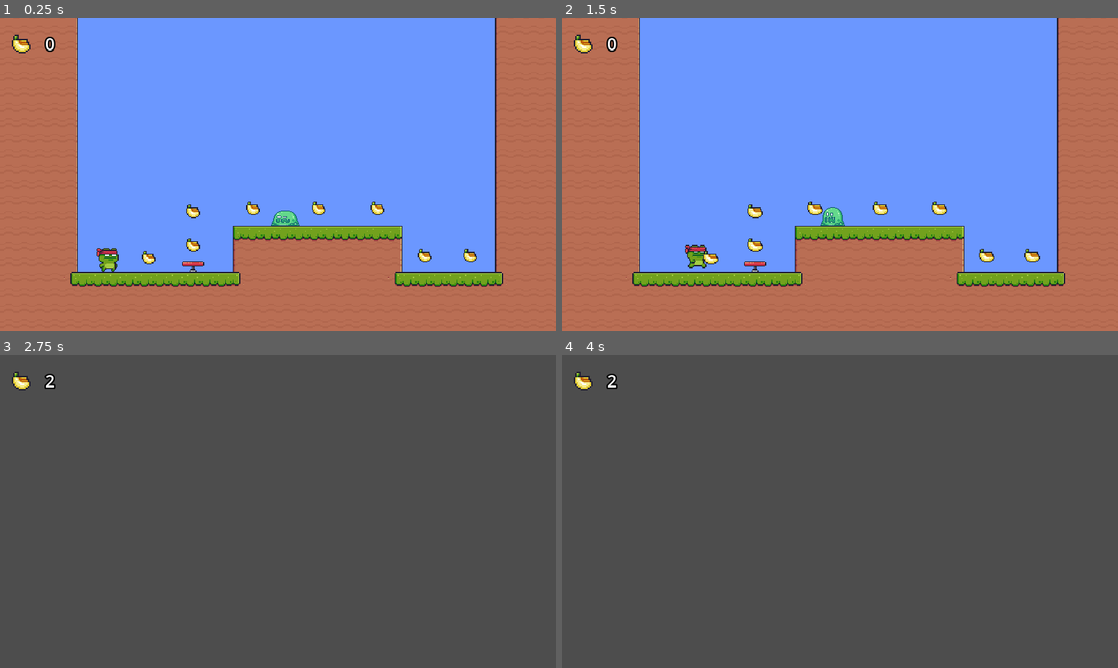
Above: before the commit, frames 1-4 (two rows, left to right).
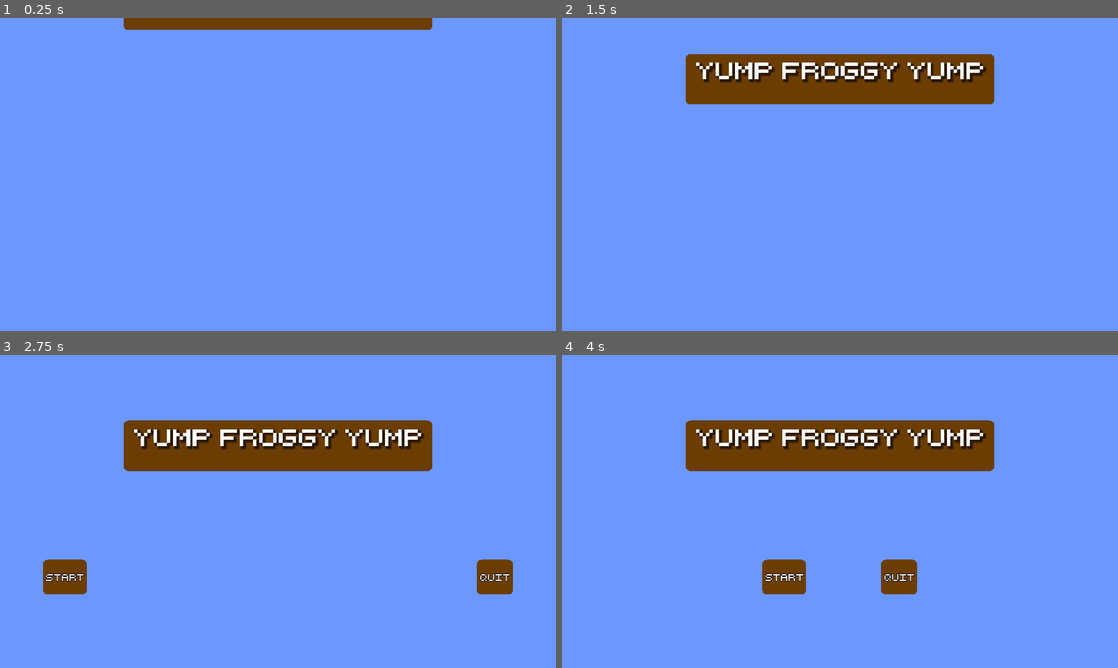
Above: after the commit, the same moments.

Repository: SudoLudens/Simple-Platformer
Game: Godot game, scene res://scenes/game/main.tscn
Two runs of this game, one before a commit and one after it. Both use one fixed random seed, a clock stepped at 60 frames per second and the inputs below.
Inputs (mouse positions are in pixels of both pictures, inside the frame that each line leads up to):
- Up to frame 1 (0.25 s): no input
- Up to frame 2 (1.5 s): hold D (move_right) from 0.53 s (still down); tap E (toggle_scene) at 0.6, 1.35 s; tap Space (jump) at 0.77 s
- Up to frame 3 (2.75 s): tap Space (jump) at 1.52 s; release D (move_right) at 2.03 s; hold A (move_left) from 2.03 s (still down); tap E (toggle_scene) at 2.1 s
- Up to frame 4 (4 s): release A (move_left) at 2.75 s; click (628, 577) at 2.75 s, where only the run after the commit has a clickable "start"; click (723, 577) at 3.5 s, where only the run after the commit has a clickable "start"

The runs differ from the first frame. In frame 1, 47% of the frame differs, in the area x 0-100%, y 0-100%; in frame 2, 54%; in frame 3, 100%; in frame 4, 100%.

Commit message:
Main Menu animation finished

Diff:
--- a/scenes/game/main.tscn
+++ b/scenes/game/main.tscn
@@ -1,7 +1,8 @@
-[gd_scene load_steps=6 format=3 uid="uid://dlkx8jdblspt7"]
+[gd_scene load_steps=7 format=3 uid="uid://dlkx8jdblspt7"]
 
 [ext_resource type="PackedScene" uid="uid://dn1q3ktbqdnoy" path="res://scenes/camera/simple_camera_2d.tscn" id="3_5t6t7"]
 [ext_resource type="PackedScene" uid="uid://c282cxrt8p73o" path="res://scenes/levels/lvl_demo.tscn" id="4_418qe"]
+[ext_resource type="PackedScene" uid="uid://codtvbbybgi4u" path="res://scenes/levels/menu_main.tscn" id="4_u5drr"]
 [ext_resource type="Script" path="res://scenes/game/test_disable.gd" id="5_76k0w"]
 [ext_resource type="Script" path="res://scenes/ui/ScoreLabel.gd" id="7_pvbsp"]
 [ext_resource type="Texture2D" uid="uid://cicaw2tsd0gx" path="res://assets/Bananas.png" id="8_qr0io"]
@@ -38,6 +39,8 @@
 script = ExtResource("5_76k0w")
 demo_scene = NodePath("LevelDemo")
 
+[node name="MenuMain" parent="Levels" instance=ExtResource("4_u5drr")]
+
 [node name="LevelDemo" parent="Levels" instance=ExtResource("4_418qe")]
 
 [node name="SimpleCamera2D" parent="." instance=ExtResource("3_5t6t7")]
--- a/scenes/game/menu_main.tscn
+++ /dev/null
@@ -1,146 +0,0 @@
-[gd_scene load_steps=7 format=3 uid="uid://codtvbbybgi4u"]
-
-[sub_resource type="Animation" id="Animation_7eaan"]
-resource_name = "title_intro"
-length = 2.0
-tracks/0/type = "value"
-tracks/0/imported = false
-tracks/0/enabled = true
-tracks/0/path = NodePath(".:position")
-tracks/0/interp = 1
-tracks/0/loop_wrap = true
-tracks/0/keys = {
-"times": PackedFloat32Array(0, 2),
-"transitions": PackedFloat32Array(1, 1),
-"update": 0,
-"values": [Vector2(256, -168), Vector2(256, 136)]
-}
-
-[sub_resource type="AnimationLibrary" id="AnimationLibrary_74n3r"]
-_data = {
-"title_intro": SubResource("Animation_7eaan")
-}
-
-[sub_resource type="StyleBoxEmpty" id="StyleBoxEmpty_40nfe"]
-
-[sub_resource type="Animation" id="Animation_bqad5"]
-length = 0.001
-tracks/0/type = "value"
-tracks/0/imported = false
-tracks/0/enabled = true
-tracks/0/path = NodePath(".:theme_override_constants/separation")
-tracks/0/interp = 1
-tracks/0/loop_wrap = true
-tracks/0/keys = {
-"times": PackedFloat32Array(0),
-"transitions": PackedFloat32Array(1),
-"update": 1,
-"values": [155]
-}
-
-[sub_resource type="Animation" id="Animation_mj48f"]
-resource_name = "intro"
-length = 4.0
-tracks/0/type = "value"
-tracks/0/imported = false
-tracks/0/enabled = true
-tracks/0/path = NodePath(".:theme_override_constants/separation")
-tracks/0/interp = 1
-tracks/0/loop_wrap = true
-tracks/0/keys = {
-"times": PackedFloat32Array(2, 4),
-"transitions": PackedFloat32Array(1, 1),
-"update": 0,
-"values": [1400, 155]
-}
-
-[sub_resource type="AnimationLibrary" id="AnimationLibrary_hsex2"]
-_data = {
-"RESET": SubResource("Animation_bqad5"),
-"intro": SubResource("Animation_mj48f")
-}
-
-[node name="MenuMain" type="CanvasLayer"]
-
-[node name="ColorRect" type="ColorRect" parent="."]
-anchors_preset = 15
-anchor_right = 1.0
-anchor_bottom = 1.0
-grow_horizontal = 2
-grow_vertical = 2
-color = Color(0.419608, 0.592157, 1, 1)
-
-[node name="TitlePanelContainer" type="PanelContainer" parent="."]
-anchors_preset = 5
-anchor_left = 0.5
-anchor_right = 0.5
-offset_left = -320.0
-offset_top = 136.0
-offset_right = 320.0
-offset_bottom = 240.0
-grow_horizontal = 2
-
-[node name="CenterContainer" type="CenterContainer" parent="TitlePanelContainer"]
-layout_mode = 2
-size_flags_vertical = 4
-
-[node name="Title" type="Label" parent="TitlePanelContainer/CenterContainer"]
-layout_mode = 2
-text = "Yump froggy yump"
-
-[node name="AnimationPlayer" type="AnimationPlayer" parent="TitlePanelContainer"]
-autoplay = "title_intro"
-libraries = {
-"": SubResource("AnimationLibrary_74n3r")
-}
-
-[node name="ButtonsHBox" type="HBoxContainer" parent="."]
-anchors_preset = 7
-anchor_left = 0.5
-anchor_top = 1.0
-anchor_right = 0.5
-anchor_bottom = 1.0
-offset_left = -304.0
-offset_top = -224.0
-offset_right = 304.0
-offset_bottom = -152.0
-grow_horizontal = 2
-grow_vertical = 0
-theme_override_constants/separation = 155
-alignment = 1
-
-[node name="PanelContainer" type="PanelContainer" parent="ButtonsHBox"]
-layout_mode = 2
-
-[node name="MarginContainer" type="MarginContainer" parent="ButtonsHBox/PanelContainer"]
-layout_mode = 2
-theme_override_constants/margin_left = 20
-theme_override_constants/margin_top = 20
-theme_override_constants/margin_right = 20
-theme_override_constants/margin_bottom = 20
-
-[node name="Button" type="Button" parent="ButtonsHBox/PanelContainer/MarginContainer"]
-layout_mode = 2
-theme_override_styles/normal = SubResource("StyleBoxEmpty_40nfe")
-text = "start game"
-
-[node name="PanelContainer2" type="PanelContainer" parent="ButtonsHBox"]
-layout_mode = 2
-
-[node name="MarginContainer" type="MarginContainer" parent="ButtonsHBox/PanelContainer2"]
-layout_mode = 2
-theme_override_constants/margin_left = 20
-theme_override_constants/margin_top = 20
-theme_override_constants/margin_right = 20
-theme_override_constants/margin_bottom = 20
-
-[node name="Button" type="Button" parent="ButtonsHBox/PanelContainer2/MarginContainer"]
-layout_mode = 2
-theme_override_styles/normal = SubResource("StyleBoxEmpty_40nfe")
-text = "quit game"
-
-[node name="AnimationPlayer" type="AnimationPlayer" parent="ButtonsHBox"]
-autoplay = "intro"
-libraries = {
-"": SubResource("AnimationLibrary_hsex2")
-}
--- /dev/null
+++ b/scenes/levels/menu_main.tscn
@@ -0,0 +1,161 @@
+[gd_scene load_steps=5 format=3 uid="uid://codtvbbybgi4u"]
+
+[ext_resource type="StyleBox" uid="uid://chtsmr871vxlg" path="res://themes/style_box_default.tres" id="1_t8ghl"]
+
+[sub_resource type="Animation" id="Animation_w8hfg"]
+length = 0.001
+tracks/0/type = "value"
+tracks/0/imported = false
+tracks/0/enabled = true
+tracks/0/path = NodePath("TitlePanelContainer:position")
+tracks/0/interp = 1
+tracks/0/loop_wrap = true
+tracks/0/keys = {
+"times": PackedFloat32Array(0),
+"transitions": PackedFloat32Array(1),
+"update": 0,
+"values": [Vector2(256, 136)]
+}
+tracks/1/type = "value"
+tracks/1/imported = false
+tracks/1/enabled = true
+tracks/1/path = NodePath("ButtonsHBox:theme_override_constants/separation")
+tracks/1/interp = 1
+tracks/1/loop_wrap = true
+tracks/1/keys = {
+"times": PackedFloat32Array(0),
+"transitions": PackedFloat32Array(1),
+"update": 1,
+"values": [155]
+}
+tracks/2/type = "value"
+tracks/2/imported = false
+tracks/2/enabled = true
+tracks/2/path = NodePath("TitlePanelContainer/HBoxContainer/CenterContainer2/Subtitle:modulate")
+tracks/2/interp = 1
+tracks/2/loop_wrap = true
+tracks/2/keys = {
+"times": PackedFloat32Array(0),
+"transitions": PackedFloat32Array(1),
+"update": 0,
+"values": [Color(1, 1, 1, 1)]
+}
+
+[sub_resource type="Animation" id="Animation_oltta"]
+resource_name = "title_animation"
+length = 6.5
+tracks/0/type = "value"
+tracks/0/imported = false
+tracks/0/enabled = true
+tracks/0/path = NodePath("TitlePanelContainer:position")
+tracks/0/interp = 1
+tracks/0/loop_wrap = true
+tracks/0/keys = {
+"times": PackedFloat32Array(0, 2),
+"transitions": PackedFloat32Array(1, 1),
+"update": 0,
+"values": [Vector2(256, -110), Vector2(256, 136)]
+}
+tracks/1/type = "value"
+tracks/1/imported = false
+tracks/1/enabled = true
+tracks/1/path = NodePath("ButtonsHBox:theme_override_constants/separation")
+tracks/1/interp = 1
+tracks/1/loop_wrap = true
+tracks/1/keys = {
+"times": PackedFloat32Array(2, 4),
+"transitions": PackedFloat32Array(1, 1),
+"update": 0,
+"values": [1200, 155]
+}
+tracks/2/type = "value"
+tracks/2/imported = false
+tracks/2/enabled = true
+tracks/2/path = NodePath("TitlePanelContainer/HBoxContainer/CenterContainer2/Subtitle:modulate")
+tracks/2/interp = 1
+tracks/2/loop_wrap = true
+tracks/2/keys = {
+"times": PackedFloat32Array(4.5, 6.5),
+"transitions": PackedFloat32Array(1, 1),
+"update": 0,
+"values": [Color(1, 1, 1, 0), Color(1, 1, 1, 1)]
+}
+
+[sub_resource type="AnimationLibrary" id="AnimationLibrary_0vnkh"]
+_data = {
+"RESET": SubResource("Animation_w8hfg"),
+"title_animation": SubResource("Animation_oltta")
+}
+
+[node name="MenuMain" type="CanvasLayer"]
+
+[node name="ColorRect" type="ColorRect" parent="."]
+anchors_preset = 15
+anchor_right = 1.0
+anchor_bottom = 1.0
+grow_horizontal = 2
+grow_vertical = 2
+color = Color(0.419608, 0.592157, 1, 1)
+
+[node name="TitlePanelContainer" type="PanelContainer" parent="."]
+anchors_preset = 5
+anchor_left = 0.5
+anchor_right = 0.5
+offset_left = -320.0
+offset_top = 136.0
+offset_right = 320.0
+offset_bottom = 240.0
+grow_horizontal = 2
+theme_override_styles/panel = ExtResource("1_t8ghl")
+
+[node name="HBoxContainer" type="VBoxContainer" parent="TitlePanelContainer"]
+layout_mode = 2
+theme_override_constants/separation = -1
+
+[node name="CenterContainer" type="CenterContainer" parent="TitlePanelContainer/HBoxContainer"]
+layout_mode = 2
+size_flags_vertical = 4
+
+[node name="Title" type="Label" parent="TitlePanelContainer/HBoxContainer/CenterContainer"]
+layout_mode = 2
+text = "Yump froggy yump"
+
+[node name="CenterContainer2" type="CenterContainer" parent="TitlePanelContainer/HBoxContainer"]
+layout_mode = 2
+size_flags_vertical = 4
+
+[node name="Subtitle" type="Label" parent="TitlePanelContainer/HBoxContainer/CenterContainer2"]
+layout_mode = 2
+theme_override_colors/font_shadow_color = Color(0, 0, 0, 0)
+theme_override_constants/outline_size = 6
+theme_override_font_sizes/font_size = 18
+text = "\"a frog with no legs is deaf\""
+
+[node name="ButtonsHBox" type="HBoxContainer" parent="."]
+anchors_preset = 7
+anchor_left = 0.5
+anchor_top = 1.0
+anchor_right = 0.5
+anchor_bottom = 1.0
+offset_left = -304.0
+offset_top = -224.0
+offset_right = 304.0
+offset_bottom = -152.0
+grow_horizontal = 2
+grow_vertical = 0
+theme_override_constants/separation = 155
+alignment = 1
+
+[node name="StartButton" type="Button" parent="ButtonsHBox"]
+layout_mode = 2
+text = "start"
+
+[node name="QuitButton" type="Button" parent="ButtonsHBox"]
+layout_mode = 2
+text = "quit"
+
+[node name="AnimationPlayer" type="AnimationPlayer" parent="."]
+autoplay = "title_animation"
+libraries = {
+"": SubResource("AnimationLibrary_0vnkh")
+}
--- /dev/null
+++ b/themes/style_box_dark.tres
@@ -0,0 +1,11 @@
+[gd_resource type="StyleBoxFlat" format=3 uid="uid://jwupym5lbwei"]
+
+[resource]
+content_margin_left = 5.0
+content_margin_right = 5.0
+bg_color = Color(0.286275, 0.156863, 0, 1)
+corner_radius_top_left = 10
+corner_radius_top_right = 10
+corner_radius_bottom_right = 10
+corner_radius_bottom_left = 10
+anti_aliasing = false
--- /dev/null
+++ b/themes/style_box_default.tres
@@ -0,0 +1,11 @@
+[gd_resource type="StyleBoxFlat" format=3 uid="uid://chtsmr871vxlg"]
+
+[resource]
+content_margin_left = 5.0
+content_margin_right = 5.0
+bg_color = Color(0.419608, 0.239216, 0, 1)
+corner_radius_top_left = 10
+corner_radius_top_right = 10
+corner_radius_bottom_right = 10
+corner_radius_bottom_left = 10
+anti_aliasing = false
--- a/themes/style_box_texture.tres
+++ /dev/null
@@ -1,7 +0,0 @@
-[gd_resource type="StyleBoxTexture" load_steps=2 format=3 uid="uid://34brjt1w5u71"]
-
-[ext_resource type="Texture2D" uid="uid://31kswbjm8vf4" path="res://assets/DELETE - ui/panelHealthLife64X16.png" id="1_csn32"]
-
-[resource]
-texture = ExtResource("1_csn32")
-modulate_color = Color(1, 0.235294, 0, 0.941176)
--- a/themes/theme.tres
+++ b/themes/theme.tres
@@ -1,18 +1,27 @@
-[gd_resource type="Theme" load_steps=3 format=3 uid="uid://dvbxmxjaku68b"]
+[gd_resource type="Theme" load_steps=6 format=3 uid="uid://dvbxmxjaku68b"]
 
 [ext_resource type="FontFile" uid="uid://cb63hpbfwt46t" path="res://fonts/retro_computer_personal_use.ttf" id="1_203sy"]
-[ext_resource type="StyleBox" uid="uid://34brjt1w5u71" path="res://themes/style_box_texture.tres" id="2_k1pfu"]
+[ext_resource type="StyleBox" uid="uid://chtsmr871vxlg" path="res://themes/style_box_default.tres" id="2_ceqmb"]
+[ext_resource type="StyleBox" uid="uid://jwupym5lbwei" path="res://themes/style_box_dark.tres" id="3_up5h2"]
+
+[sub_resource type="StyleBoxEmpty" id="StyleBoxEmpty_68fl3"]
+
+[sub_resource type="StyleBoxFlat" id="StyleBoxFlat_kvl82"]
 
 [resource]
 Button/colors/font_outline_color = Color(0, 0, 0, 1)
 Button/constants/outline_size = 4
 Button/font_sizes/font_size = 19
 Button/fonts/font = ExtResource("1_203sy")
+Button/styles/focus = SubResource("StyleBoxEmpty_68fl3")
+Button/styles/hover = ExtResource("2_ceqmb")
+Button/styles/normal = ExtResource("2_ceqmb")
+Button/styles/pressed = ExtResource("3_up5h2")
 Label/colors/font_outline_color = Color(0, 0, 0, 1)
-Label/colors/font_shadow_color = Color(0, 0, 0, 1)
+Label/colors/font_shadow_color = Color(0, 0, 0, 0.439216)
 Label/constants/shadow_offset_x = 4
 Label/constants/shadow_offset_y = 4
 Label/constants/shadow_outline_size = 10
 Label/font_sizes/font_size = 48
 Label/fonts/font = ExtResource("1_203sy")
-PanelContainer/styles/panel = ExtResource("2_k1pfu")
+PanelContainer/styles/panel = SubResource("StyleBoxFlat_kvl82")
Binary file removed: assets/DELETE - ui/button64X14.png
Not shown, removed: assets/DELETE - ui/button64X14.png.import
Binary file removed: assets/DELETE - ui/buttonSquare64X64.png
Not shown, removed: assets/DELETE - ui/buttonSquare64X64.png.import
Binary file removed: assets/DELETE - ui/healthBar64X16.png
Not shown, removed: assets/DELETE - ui/healthBar64X16.png.import
Binary file removed: assets/DELETE - ui/healthBar64X64.png
Not shown, removed: assets/DELETE - ui/healthBar64X64.png.import
Binary file removed: assets/DELETE - ui/inputField64X24.png
Not shown, removed: assets/DELETE - ui/inputField64X24.png.import
Binary file removed: assets/DELETE - ui/lock64X64.png
Not shown, removed: assets/DELETE - ui/lock64X64.png.import
(and 16 more such lines)
